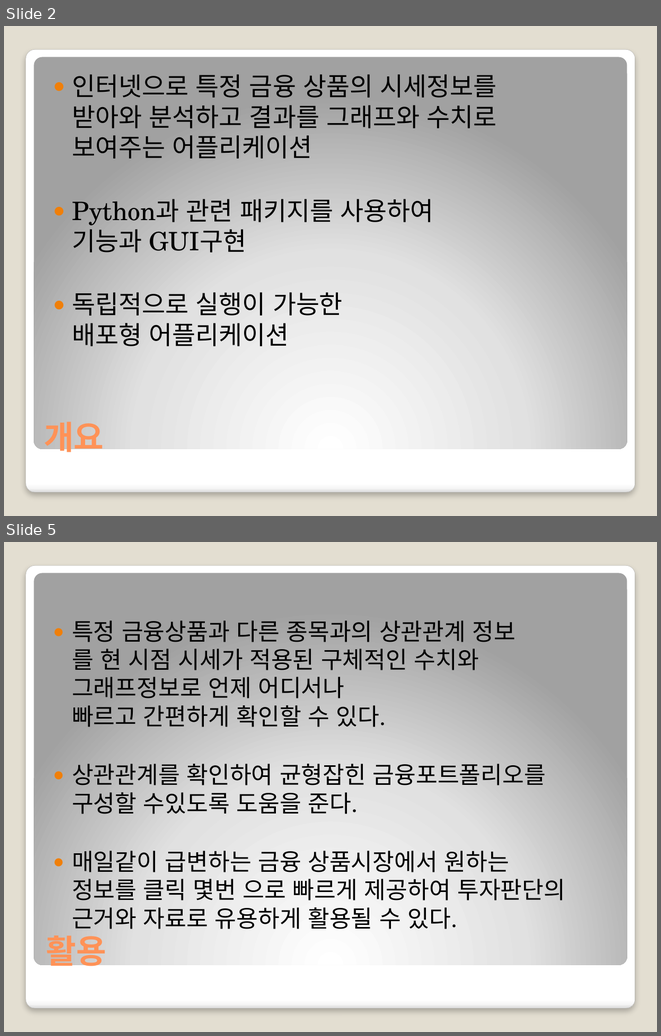
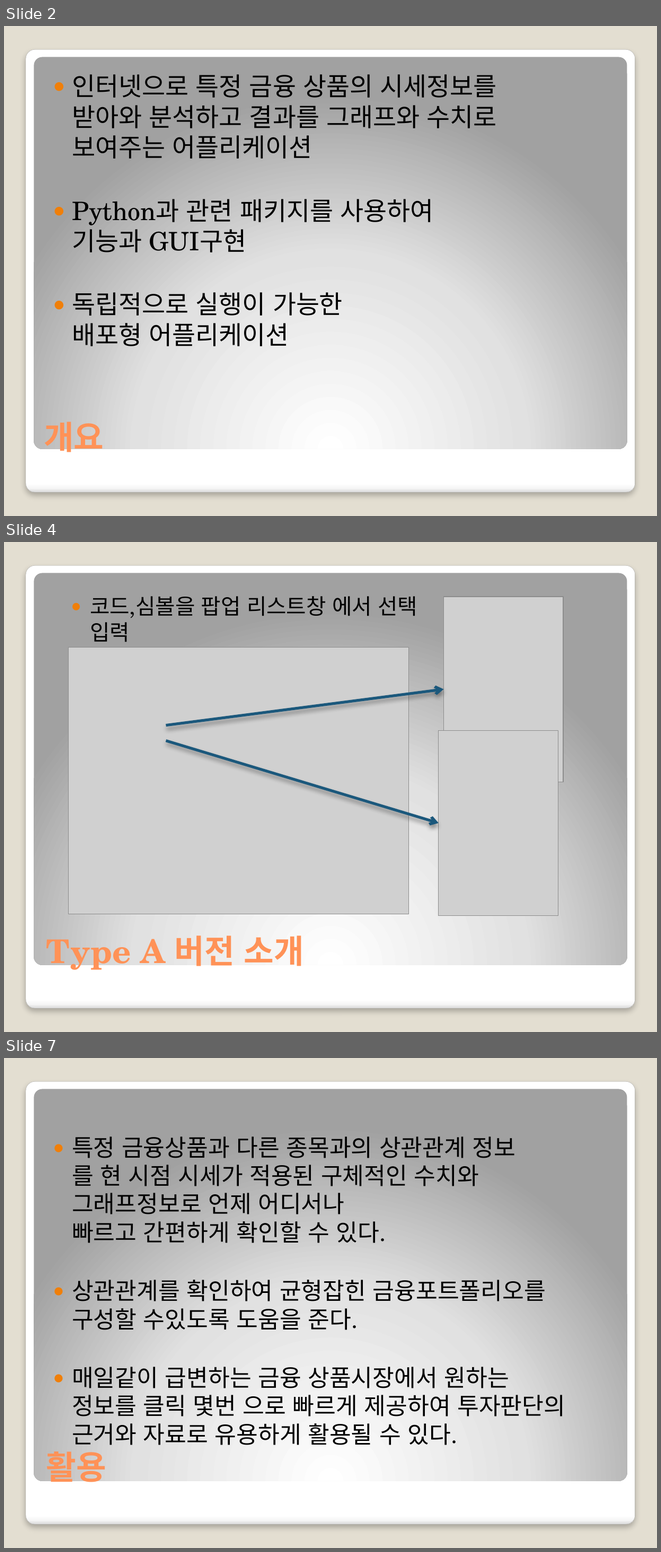
Before and after one commit to nbvc1003/stockAnalyst, a slide deck: 중간프로젝트2차_금융상품 분석툴20191224.pptx. Shown one above the other, each under a label of ours: slides 2 and 5 before the commit, slides 2, 4 and 7 after it; the slides between them are not shown. The pictures are 661x1036 and 661x1552 pixels, drawn with LibreOffice and Linux fonts; fonts in the diff are those of the drawing; grey boxes stand for pictures. Boxes give left, top, right and bottom in pixels: in the first picture for what was removed or moved away, otherwise in the second. Text is boxed around its words. In the diff, an @@ line names an element or a change of style, - is before the commit and + after.

```diff
--- a/중간프로젝트2차_금융상품 분석툴20191224.pptx
+++ b/중간프로젝트2차_금융상품 분석툴20191224.pptx
@@ slide 4 added at (4,542,657,1032), background #E3DED1; not listed: 2 template elements that a slide beside it also shows @@
@@ text added at (90,596,417,642), 23.8 pt, text #000000 @@
+● 코드,심볼을 팝업 리스트창 에서 선택 입력
@@ picture added at (443,597,563,782) @@
@@ picture added at (68,647,408,914) @@
@@ arrow added from (166, 725) to (443, 689), #1B587C 3 pt @@
@@ picture added at (438,730,558,915) @@
@@ arrow added from (166, 741) to (438, 823), #1B587C 3 pt @@
@@ title added at (46,935,303,973), 36 pt, text #FF9258, bold @@
+Type A 버전 소개
@@ what was slide 5 is now slide 7 @@
```
Also in this commit, not shown: 1 slide changed, 2 other slides added, 1 slide removed.
